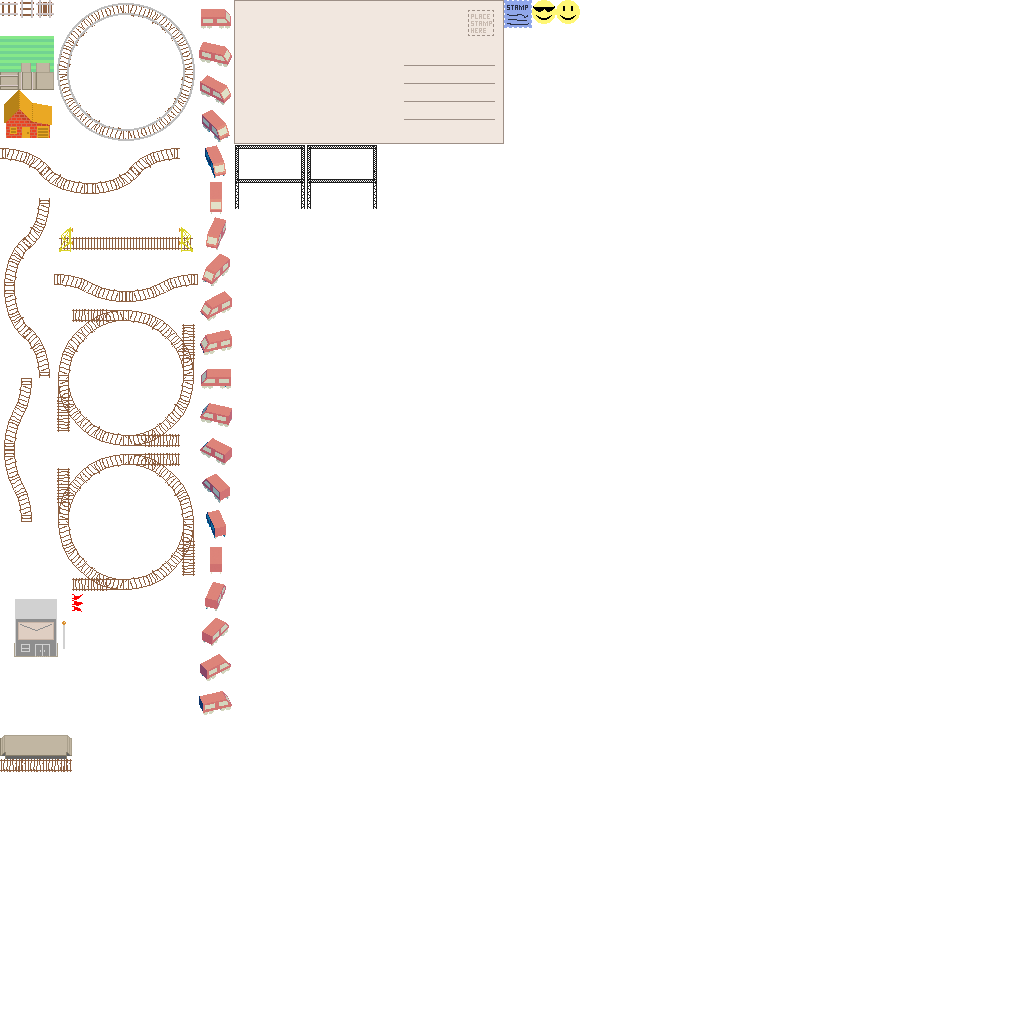
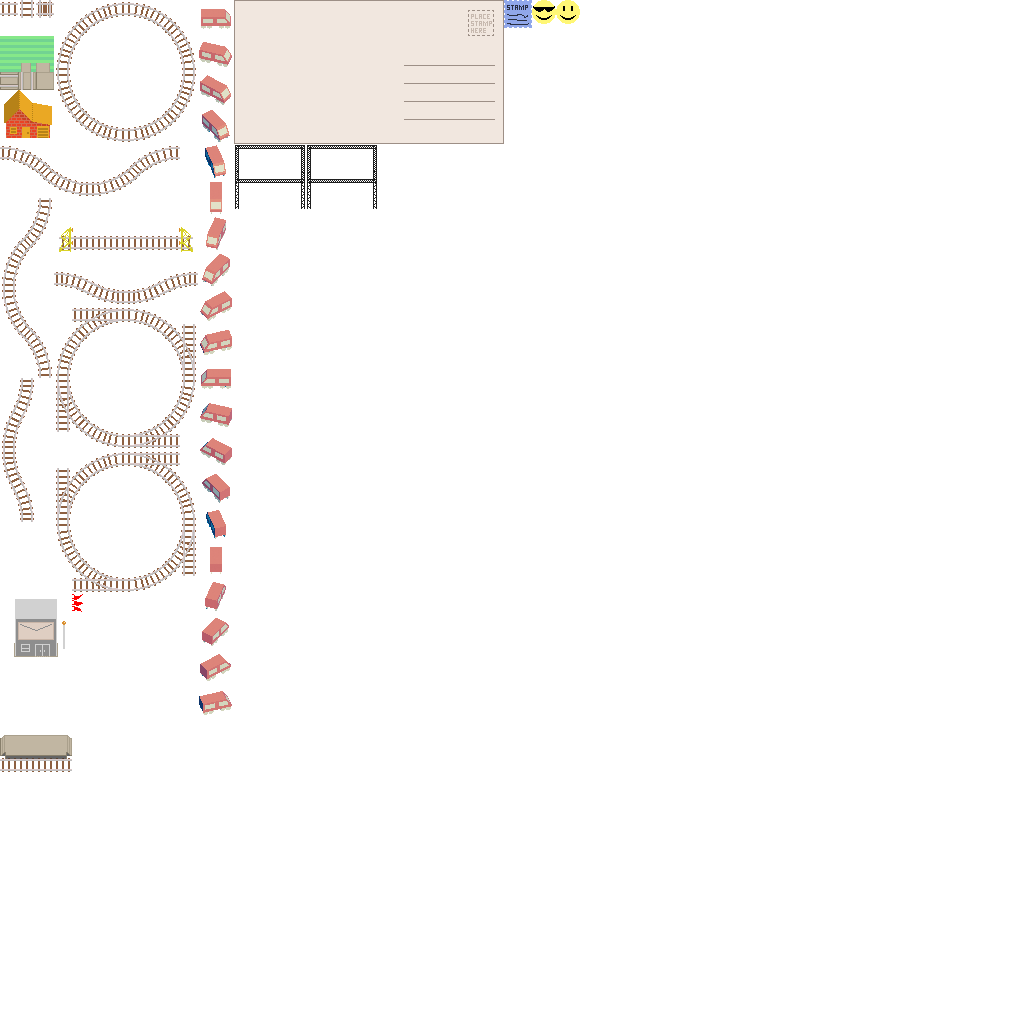
Before/after of a 1024 × 1024 layered artwork. What changed in the layer stack:
removed layer "Layer" over (57, 3, 195, 141)
painted on "base.png" over (0, 2, 198, 772)
